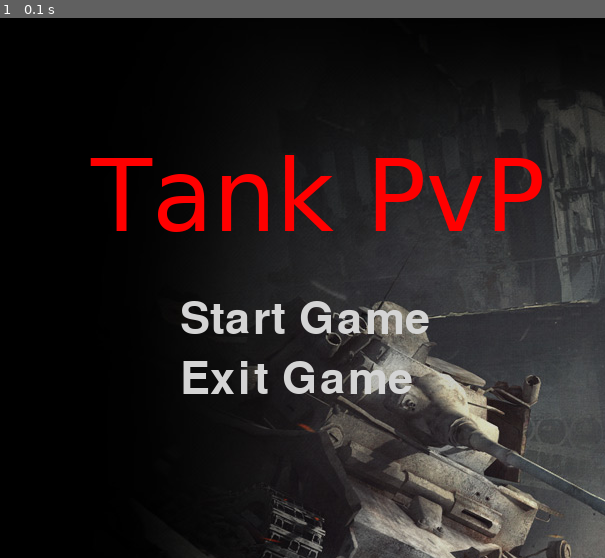
Above: before the commit, frame 1.
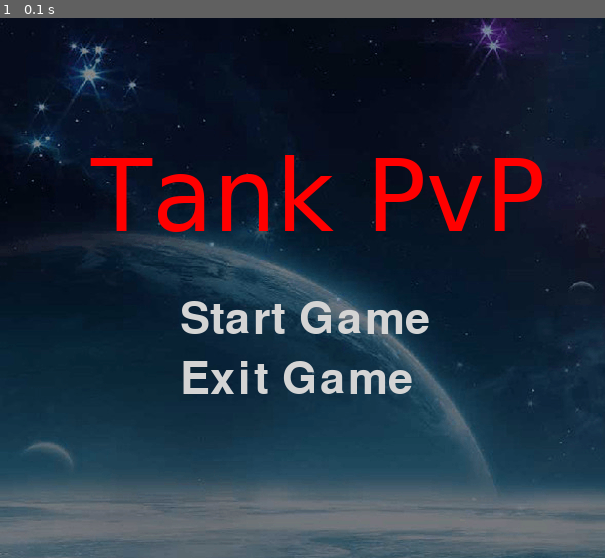
Above: after the commit, the same moment.

Repository: ThanhVu2702/Tank_PvP_Pygame
Game: pygame game, started from ProJect_Pygame_Nhom18/BangBang/Tank2P_Offline/TankPvP.py
Two runs of this game, one before a commit and one after it. Both use one fixed random seed, a clock stepped at 60 frames per second and the inputs below.
Inputs:
- Up to frame 1 (0.1 s): no input

The runs differ from the first frame. In frame 1, 80% of the frame differs, in the area x 0-100%, y 0-100%.

Commit message:
fix tnak offline

Diff:
--- /dev/null
+++ b/BangTinhDiem.txt
@@ -0,0 +1,2 @@
+Player1: 0
+Player2: 0
--- a/ProJect_Pygame_Nhom18/BangBang/Tank2P_Offline/TankPvP.py
+++ b/ProJect_Pygame_Nhom18/BangBang/Tank2P_Offline/TankPvP.py
@@ -15,7 +15,7 @@
     '''
     haveOne = False
     try:                                #Chương trình sẽ mở tệp tin này
-        open('ProJect_Pygame_Nhom18/BangBang/Tank2P/BangTinhDiem.txt', 'r')
+        open('ProJect_Pygame_Nhom18/BangBang/Tank2P_Offline/BangTinhDiem.txt', 'r')
         haveOne = True
     finally:
         if not haveOne:                 #Nếu không có tệp tin, chương trình sẽ tạo một tệp mới
@@ -108,7 +108,7 @@
    - Nếu là người chơi 1, trái tim in ở góc dưới bên trái.
    - Nếu là người chơi 2, trái tim in ở góc dưới bên phải.
     '''
-    healthimage = pygame.image.load('ProJect_Pygame_Nhom18/BangBang/Tank2P/picture/blood.png')
+    healthimage = pygame.image.load('ProJect_Pygame_Nhom18/BangBang/Tank2P_Offline_Offline/picture/blood.png')
 
     p1healthpos = [60, 500]                                 #set up vị trí máu của Player1 trong trận chiến
     p1title = my_font4.render('P1', True, (0,0,0))           #tạo tiêu đề "chữ P1" với màu tương ứng
@@ -261,7 +261,7 @@
             Exit_label = my_font2.render('Exit Game', True, (212,212,212))
 
             screen.blit(screenPIC, (0,0))
-            screen.blit(Title, (90,120))  # căn giữa Tank2P
+            screen.blit(Title, (90,120))  # căn giữa Tank2P_Offline
             screen.blit(Start_label, (180,280))                 #tọa độ chuỗi Start Game
             screen.blit(Exit_label, (180, 340))            #blit: viết nội dung lên screen
             pygame.display.flip()                          #cập nhật nội dung trên screen
@@ -306,8 +306,8 @@
     Opt1 = 0
     Opt2 = 0                                   #Opt1 - Opt2 các cài đặt của player1 - player2
 
-    instructionP1 = pygame.image.load('ProJect_Pygame_Nhom18/BangBang/Tank2P/picture/moveP2.png')   #bảng hướng dẫn điều khiển tank
-    instructionP2 = pygame.image.load('ProJect_Pygame_Nhom18/BangBang/Tank2P/picture/moveP1.png')
+    instructionP1 = pygame.image.load('ProJect_Pygame_Nhom18/BangBang/Tank2P_Offline_Offline/picture/moveP2.png')   #bảng hướng dẫn điều khiển tank
+    instructionP2 = pygame.image.load('ProJect_Pygame_Nhom18/BangBang/Tank2P_Offline_Offline/picture/moveP1.png')
 
     Title = my_font3.render('Select Tank', True, (9,255,242))
     # Lấy hình chữ nhật bao quanh văn bản
@@ -519,7 +519,7 @@
     walls.empty()
 
     #đọc từng dòng của tệp tin và tách dữ liệu bằng dấu phẩy (,) để lấy ra thông tin điểm số
-    scores = open('ProJect_Pygame_Nhom18/BangBang/Tank2P/BangTinhDiem.txt', 'r')
+    scores = open('ProJect_Pygame_Nhom18/BangBang/Tank2P_Offline_Offline/BangTinhDiem.txt', 'r')
     for l in scores:
         dataFields = l.split(':')
         dataFields[-1] = dataFields[-1].strip('\n')
@@ -535,7 +535,7 @@
             scoredata['Player2'] +=1
 
     # mở tệp trong chế độ ghi (mode 'w': write), ghi điểm số được cập nhật của cả hai người chơi và sau đó đóng tệp.
-    scores = open('ProJect_Pygame_Nhom18/BangBang/Tank2P/BangTinhDiem.txt', 'w')
+    scores = open('ProJect_Pygame_Nhom18/BangBang/Tank2P_Offline_Offline/BangTinhDiem.txt', 'w')
     scores.write('Player1,' + str(scoredata['Player1']) + '\n')
     scores.write('Player2,' + str(scoredata['Player2']) + '\n')
     scores.close()
@@ -573,7 +573,7 @@
                     scoredata['Player1'] = 0        #nhấn phím R để reset bảng điểm
                     scoredata['Player2'] = 0
 
-    scores = open('ProJect_Pygame_Nhom18/BangBang/Tank2P/BangTinhDiem.txt', 'w')
+    scores = open('ProJect_Pygame_Nhom18/BangBang/Tank2P_Offline/BangTinhDiem.txt', 'w')
     scores.write('Player1: ' + str(scoredata['Player1']) + '\n')
     scores.write('Player2: ' + str(scoredata['Player2']) + '\n')         #update kết quả trong fie txt
     scores.close()
@@ -595,29 +595,29 @@
 ################################# SET UP CỬA SỔ GAME ######################################################################
 size = (605, 540) #kích thước cửa sổ game
 screen = pygame.display.set_mode(size)
-screenPIC = pygame.image.load('ProJect_Pygame_Nhom18/BangBang/Tank2P/picture/anhnen.png')
+screenPIC = pygame.image.load('ProJect_Pygame_Nhom18/BangBang/Tank2P_Offline/picture/anhnen.png')
 pygame.display.set_caption("Tank PvP Group_18")              #đặt tiêu đề cửa sổ game
 background = pygame.Surface(size)                 #tạo một đối tượng Surface để làm nền, sau đó "convert" nó để cải thiện hiệu suất hiển thị trên màn hình.
 background = background.convert()
 background.fill(colours['grey'])                        #màu nền của map trong game
 
-explode = pygame.mixer.Sound('ProJect_Pygame_Nhom18/BangBang/Tank2P/bum.ogg')
-shoot = pygame.mixer.Sound('ProJect_Pygame_Nhom18/BangBang/Tank2P/music/fireMusic.mp3')
-musicList = ['ProJect_Pygame_Nhom18/BangBang/Tank2P/music/endMusic.mp3','ProJect_Pygame_Nhom18/BangBang/Tank2P/music/selectSong.mp3','ProJect_Pygame_Nhom18/BangBang/Tank2P/mbattle.ogg','ProJect_Pygame_Nhom18/BangBang/Tank2P/music/endMusic.mp3']
-
-maps = ['ProJect_Pygame_Nhom18/BangBang/Tank2P/map1.txt', 'ProJect_Pygame_Nhom18/BangBang/Tank2P/map2.txt', 'ProJect_Pygame_Nhom18/BangBang/Tank2P/map3.txt']
-tiles = pygame.image.load('ProJect_Pygame_Nhom18/BangBang/Tank2P/picture/tuong.png')
-
-explosion = pygame.image.load('ProJect_Pygame_Nhom18/BangBang/Tank2P/picture/vuno.png')
-imageUp_v1 = pygame.image.load('ProJect_Pygame_Nhom18/BangBang/Tank2P/picture/tank1 up.png')
-imageDown_v1 = pygame.image.load('ProJect_Pygame_Nhom18/BangBang/Tank2P/picture/tank1 down.png')
-imageRight_v1 = pygame.image.load('ProJect_Pygame_Nhom18/BangBang/Tank2P/picture/tank1 right.png')     #load ảnh khi tank thay đổi hướng khi di chuyển
-imageLeft_v1 = pygame.image.load('ProJect_Pygame_Nhom18/BangBang/Tank2P/picture/tank1 left.png')
-
-imageUp_v2 = pygame.image.load('ProJect_Pygame_Nhom18/BangBang/Tank2P/picture/tank2 up.png')
-imageDown_v2 = pygame.image.load('ProJect_Pygame_Nhom18/BangBang/Tank2P/picture/tank2 down.png')
-imageRight_v2 = pygame.image.load('ProJect_Pygame_Nhom18/BangBang/Tank2P/picture/tank2 right.png')
-imageLeft_v2 = pygame.image.load('ProJect_Pygame_Nhom18/BangBang/Tank2P/picture/tank2 left.png')
+explode = pygame.mixer.Sound('ProJect_Pygame_Nhom18/BangBang/Tank2P_Offline/bum.ogg')
+shoot = pygame.mixer.Sound('ProJect_Pygame_Nhom18/BangBang/Tank2P_Offline/music/fireMusic.mp3')
+musicList = ['ProJect_Pygame_Nhom18/BangBang/Tank2P_Offline/music/endMusic.mp3','ProJect_Pygame_Nhom18/BangBang/Tank2P_Offline/music/selectSong.mp3','ProJect_Pygame_Nhom18/BangBang/Tank2P_Offline/mbattle.ogg','ProJect_Pygame_Nhom18/BangBang/Tank2P_Offline/music/endMusic.mp3']
+
+maps = ['ProJect_Pygame_Nhom18/BangBang/Tank2P_Offline/map1.txt', 'ProJect_Pygame_Nhom18/BangBang/Tank2P_Offline/map2.txt', 'ProJect_Pygame_Nhom18/BangBang/Tank2P_Offline/map3.txt']
+tiles = pygame.image.load('ProJect_Pygame_Nhom18/BangBang/Tank2P_Offline/picture/tuong.png')
+
+explosion = pygame.image.load('ProJect_Pygame_Nhom18/BangBang/Tank2P_Offline/picture/vuno.png')
+imageUp_v1 = pygame.image.load('ProJect_Pygame_Nhom18/BangBang/Tank2P_Offline/picture/tank1 up.png')
+imageDown_v1 = pygame.image.load('ProJect_Pygame_Nhom18/BangBang/Tank2P_Offline/picture/tank1 down.png')
+imageRight_v1 = pygame.image.load('ProJect_Pygame_Nhom18/BangBang/Tank2P_Offline/picture/tank1 right.png')     #load ảnh khi tank thay đổi hướng khi di chuyển
+imageLeft_v1 = pygame.image.load('ProJect_Pygame_Nhom18/BangBang/Tank2P_Offline/picture/tank1 left.png')
+
+imageUp_v2 = pygame.image.load('ProJect_Pygame_Nhom18/BangBang/Tank2P_Offline/picture/tank2 up.png')
+imageDown_v2 = pygame.image.load('ProJect_Pygame_Nhom18/BangBang/Tank2P_Offline/picture/tank2 down.png')
+imageRight_v2 = pygame.image.load('ProJect_Pygame_Nhom18/BangBang/Tank2P_Offline/picture/tank2 right.png')
+imageLeft_v2 = pygame.image.load('ProJect_Pygame_Nhom18/BangBang/Tank2P_Offline/picture/tank2 left.png')
 
 ################################## ĐỊNH DẠNG TANK ##################################################################################
 #Hai danh sách chứa hình ảnh đại diện cho các version khác nhau của người chơi và các nhiều hướng khác nhau
